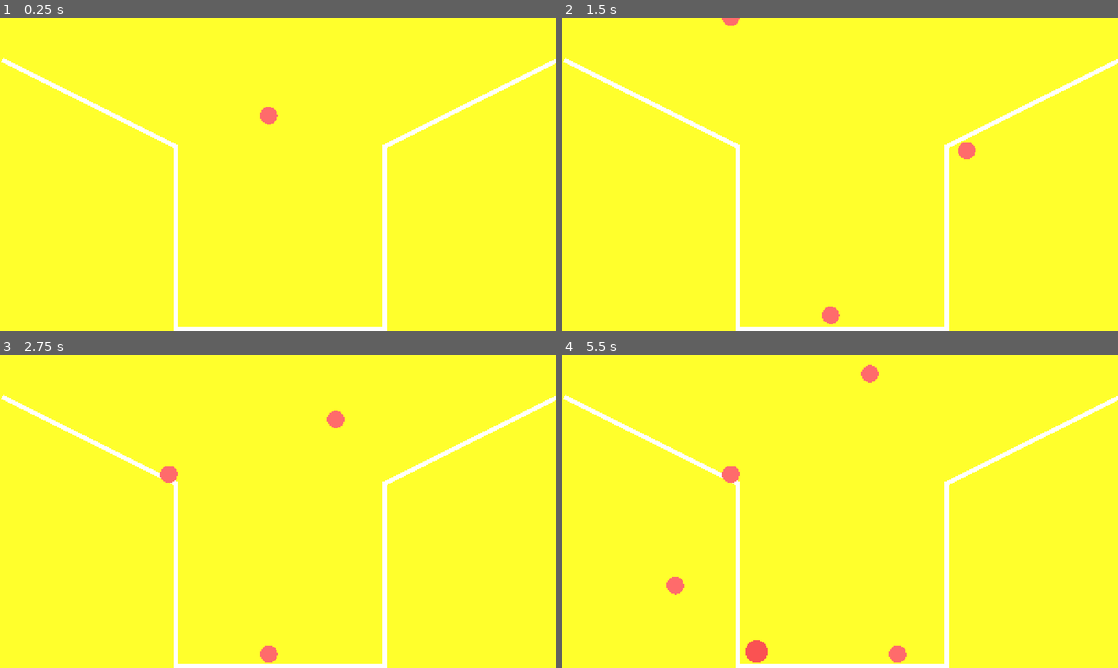
Above: before the commit, frames 1-4 (two rows, left to right).
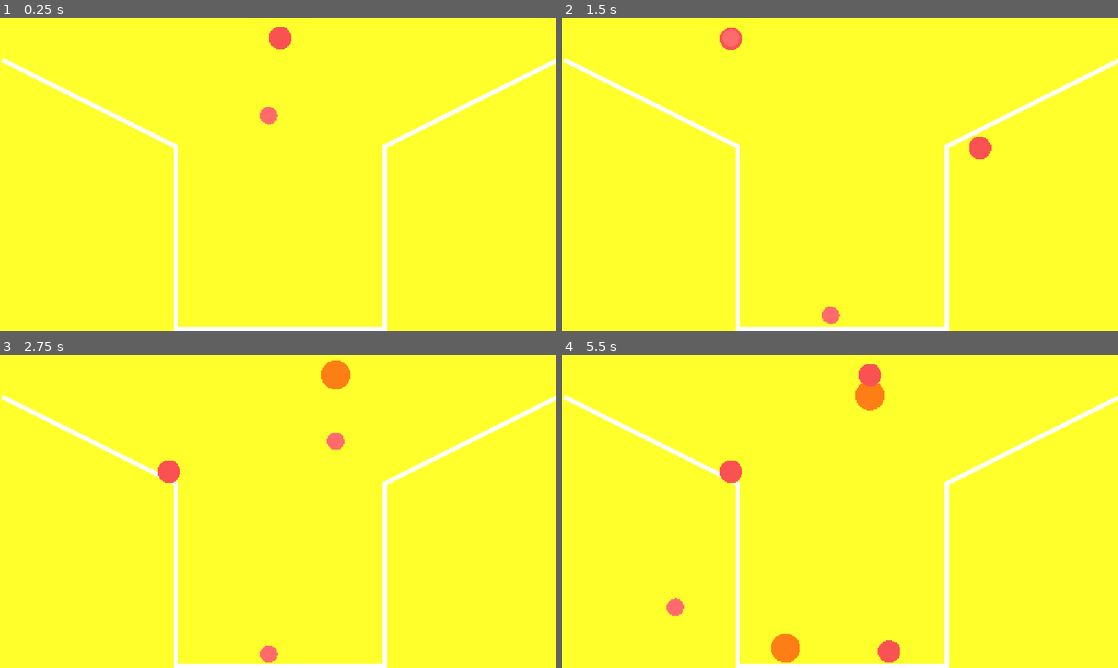
Above: after the commit, the same moments.

Repository: Lyzeum-Muenchen/2026-fortgeschrittenenkurs-samstag
Game: Godot game, scene res://Game.tscn
The game is run twice, just before and just after one commit, with the same random seed, the same clock (stepped at 60 frames per second) and the same inputs.
Inputs (mouse positions are in pixels of both pictures, inside the frame that each line leads up to):
- Up to frame 1 (0.25 s): no input
- Up to frame 2 (1.5 s): move the mouse to (962, 158) at 0.52 s; click (962, 158) at 0.67 s; move the mouse to (728, 190) at 1.27 s; click (728, 190) at 1.42 s
- Up to frame 3 (2.75 s): move the mouse to (333, 442) at 2.02 s; click (333, 442) at 2.17 s
- Up to frame 4 (5.5 s): move the mouse to (812, 574) at 2.77 s; click (812, 574) at 2.92 s; move the mouse to (1006, 558) at 3.52 s; click (1006, 558) at 3.67 s; move the mouse to (673, 464) at 4.27 s; click (673, 464) at 4.42 s; move the mouse to (867, 511) at 5.02 s; click (867, 511) at 5.17 s

The runs differ from the first frame. In frame 1, 0.2% of the frame differs, in the area x 48-53%, y 2-10%; in frame 2, 0.6%; in frame 3, 0.9%; in frame 4, 2.0%, in the area x 18-62%, y 2-99%.

Commit message:
Forschritt 14.11.2026
- Vorschau-Funktion für Bälle
- Zufallsgröße

Diff:
--- a/watermelon-game/Ball.tscn
+++ b/watermelon-game/Ball.tscn
@@ -6,6 +6,7 @@
 bounce = 0.25
 
 [sub_resource type="CircleShape2D" id="CircleShape2D_gk6bx"]
+resource_local_to_scene = true
 
 [node name="Ball" type="RigidBody2D" unique_id=185759462]
 physics_material_override = SubResource("PhysicsMaterial_utmpi")
--- a/watermelon-game/ball.gd
+++ b/watermelon-game/ball.gd
@@ -1,8 +1,15 @@
 class_name Ball
 extends RigidBody2D
 
-@export var radius = 20
-@export var color_index = 0
+var base_radius = 20
+var radius = 20
+
+@export var color_index: int = 0:
+	set(new_value):
+		color_index = new_value
+		update_radius()
+		queue_redraw()
+
 @onready var shape : CollisionShape2D = $CollisionShape2D
 
 const color_levels = [
@@ -25,11 +32,16 @@
 		shape.shape = CircleShape2D.new()
 		shape.shape.radius = radius
 
-	set_radius(radius)
+	update_radius()
 	body_entered.connect(_on_body_entered)
 
-func set_radius(new_radius: float) -> void:
-	radius = new_radius
+func calculate_radius(index) -> float:
+	if index == 0:
+		return base_radius
+	return calculate_radius(index - 1) * 1.3
+
+func update_radius() -> void:
+	radius = calculate_radius(color_index)
 	if shape and shape.shape is CircleShape2D:
 		shape.shape.radius = radius
 	queue_redraw()
@@ -52,7 +64,7 @@
 	global_position =  (global_position + other_ball.global_position) / 2
 	color_index = min(color_index + 1, color_levels.size() - 1)
 
-	set_radius(radius * 1.3)
+	update_radius()
 	linear_velocity = (linear_velocity + other_ball.linear_velocity) / 2
 
 	other_ball.queue_free()
--- a/watermelon-game/game.gd
+++ b/watermelon-game/game.gd
@@ -2,15 +2,32 @@
 
 var ball_scene = preload("res://Ball.tscn") # Name anpassen!
 var rng = RandomNumberGenerator.new()
+var next_ball
+
+func _ready() -> void:
+	next_ball = generate_new_ball()
+
+func generate_new_ball() -> RigidBody2D:
+	var new_ball: RigidBody2D = ball_scene.instantiate()
+	var random_number = rng.randi_range(0, 2)
+	new_ball.color_index = random_number
+	new_ball.position.x = get_viewport().get_mouse_position().x
+	new_ball.position.y = 50
+	new_ball.freeze = true
+	new_ball.get_node("CollisionShape2D").disabled = true
+	add_child(new_ball)
+	return new_ball
 
 func _input(event):
+	if event is InputEventMouseMotion:
+		next_ball.position.x = event.position.x
+		next_ball.position.y = 50
 	if event is InputEventMouseButton \
 		and event.pressed \
 		and event.get_button_index() == MOUSE_BUTTON_LEFT:
 
-		var random_number = rng.randi_range(0, 2)
+		var ball = next_ball
+		ball.freeze = false
+		ball.get_node("CollisionShape2D").disabled = false
 
-		var ball: RigidBody2D = ball_scene.instantiate()
-		ball.position = event.position
-		ball.position.y = 0
-		add_child(ball)
+		next_ball = generate_new_ball()
